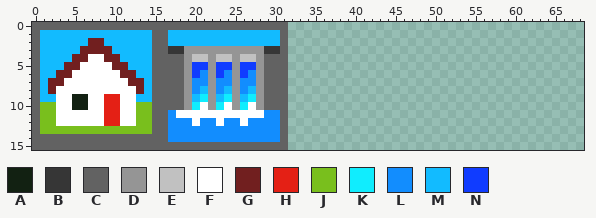
Edited in one commit: sprite sheet (res/gfx/foreground-tiles.png). Above is the file before it was changed.
The file is 128x16 pixels. Shown: x 0..68, y 0..15.
Palette (. is transparent): A #122112  B #363636  C #626262  D #959595  E #c1c1c1  F #ffffff  G #711f1f  H #e42015  J #79bf1d  K #10edfe  L #128dfe  M #12bbff  N #103cff
Pixels before, first column x 0:
 0 CCCCCCCCCCCCCCCCCCCCCCCCCCCCCCCC
 1 CMMMMMMMMMMMMMMCCMMMMMMMMMMMMMMC
 2 CMMMMMMGGMMMMMMCCMMMMMMMMMMMMMMC
 3 CMMMMMGGGGMMMMMCCBBDDDDDDDDDDBBC
 4 CMMMMGGFFGGMMMMCCCCDEEDEEDEEDCCC
 5 CMMMGGFFFFGGMMMCCCCDNNDNNDNNDCCC
 6 CMMGGFFFFFFGGMMCCCCDNLDNLDNLDCCC
 7 CMGGFFFFFFFFGGMCCCCDLLDLLDLLDCCC
 8 CMGFFFFFFFFFFGMCCCCDLMDLMDLMDCCC
 9 CMMFFAAFFHHFFMMCCCCDMKDMKDMKDCCC
10 CJJFFAAFFHHFFJJCCCCDKFDKFDKFDCCC
11 CJJFFFFFFHHFFJJCCLFFFFFFFFFFFLLC
12 CJJFFFFFFHHFFJJCCLLLFLLFLLFLLLLC
13 CJJJJJJJJJJJJJJCCLLLLLLLLLLLLLLC
14 CCCCCCCCCCCCCCCCCLLLLLLLLLLLLLLC
15 CCCCCCCCCCCCCCCCCCCCCCCCCCCCCCCC
Once edited:
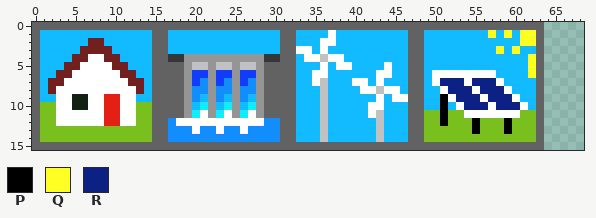
Colours new in this view: P #000000  Q #ffff23  R #0d2185
Difference:
y 0: x 32..63 ................................ -> CCCCCCCCCCCCCCCCCCCCCCCCCCCCCCCC
y 1: x 32..63 ................................ -> CMMMMFMMMMMMMMMCCMMMMMMMMQMQMQQC
y 2: x 32..63 ................................ -> CMMMFFMMMMMMMMMCCMMMMMMMMMMMMQQC
y 3: x 17..30 BBDDDDDDDDDDBB -> MMMMMMMMMMMMMM; x 32..63 ................................ -> CFFMFMMMMMMMMMMCCMMMMMMMMMQMQMMC
y 4: x 17..18 CC -> BB; x 20..21 EE -> DD; x 23..24 EE -> DD; x 26..27 EE -> DD; x 29..30 CC -> BB; x 32..63 ................................ -> CMFFEFFMMMMMMMMCCMMMMMMMMMMMMMQC
y 5: x 20..21 NN -> EE; x 23..24 NN -> EE; x 26..27 NN -> EE; x 32..63 ................................ -> CMMMFMFFMMMMFMMCCMMMMMMMMMMMMMQC
y 6: x 21 L -> N; x 24 L -> N; x 27 L -> N; x 32..63 ................................ -> CMMFFMMMMMMFFMMCCMFFFFFFFFMMMMQC
y 7: x 20 L -> N; x 23 L -> N; x 26 L -> N; x 32..63 ................................ -> CMMFEMMMFFMFMMMCCMFRRRFRRRFMMMMC
y 8: x 21 M -> L; x 24 M -> L; x 27 M -> L; x 32..63 ................................ -> CMMMEMMMMFFEFFMCCMMFRRRFRRRFMMMC
y 9: x 20..21 MK -> LM; x 23..24 MK -> LM; x 26..27 MK -> LM; x 32..63 ................................ -> CMMMEMMMMMMFMFFCCMMPFRRRFRRRFMMC
y 10: x 20..21 KF -> MK; x 23..24 KF -> MK; x 26..27 KF -> MK; x 32..63 ................................ -> CMMMEMMMMMFFMMMCCMMPMFRRRFRRRFMC
y 11: x 17..20 LFFF -> CCDK; x 22..23 FF -> DK; x 25..26 FF -> DK; x 28..30 FLL -> DCC; x 32..63 ................................ -> CMMMEMMMMMFEMMMCCJJPJJFFFFFFFJJC
y 12: x 18..19 LL -> FF; x 21..22 LL -> FF; x 24..25 LL -> FF; x 27..28 LL -> FF; x 32..63 ................................ -> CMMMEMMMMMMEMMMCCJJPJJJPJJJPJJJC
y 13: x 20 L -> F; x 23 L -> F; x 26 L -> F; x 32..63 ................................ -> CMMMEMMMMMMEMMMCCJJJJJJPJJJPJJJC
y 14: x 1..14 CCCCCCCCCCCCCC -> JJJJJJJJJJJJJJ; x 32..63 ................................ -> CMMMEMMMMMMEMMMCCJJJJJJJJJJJJJJC
y 15: x 32..63 ................................ -> CCCCCCCCCCCCCCCCCCCCCCCCCCCCCCCC
